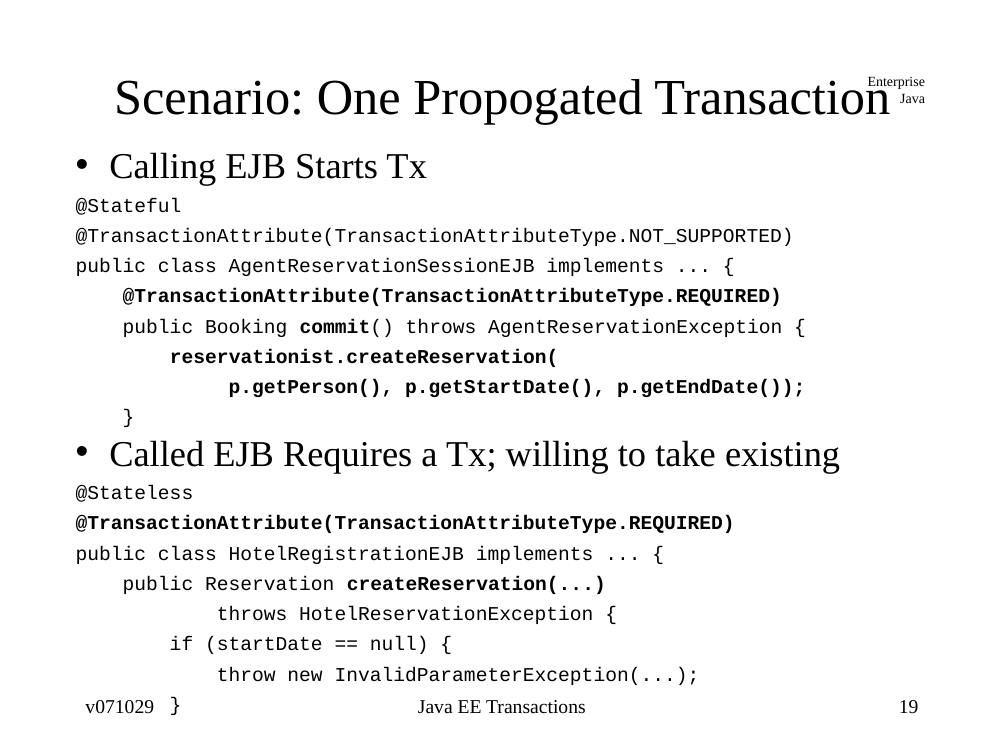
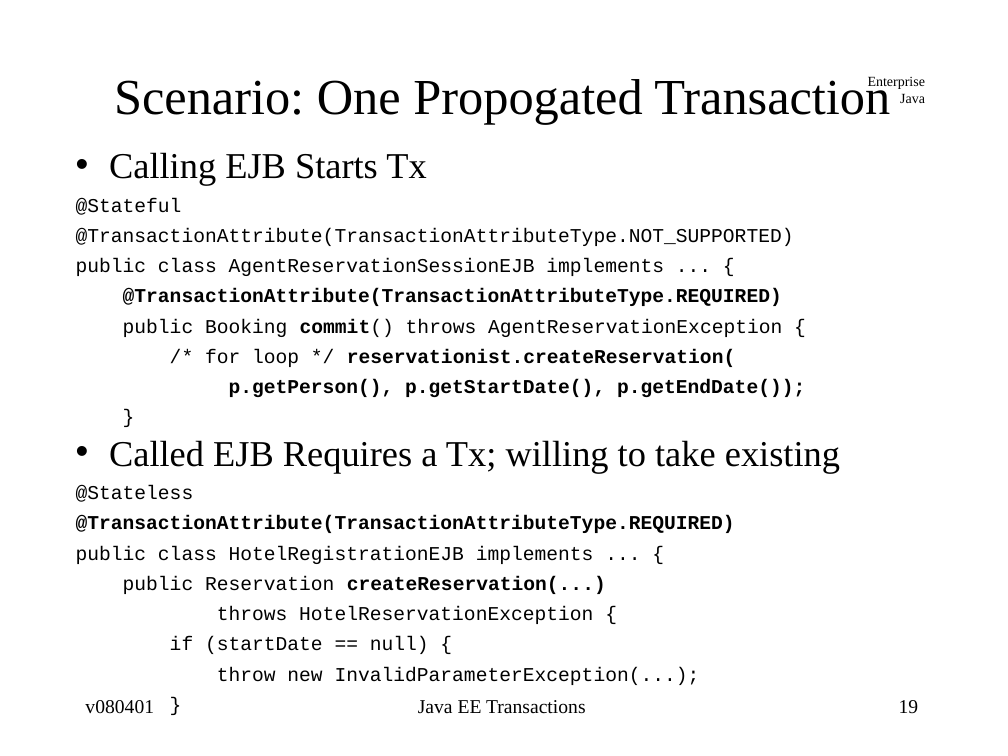
Before and after one commit to jcstaff/ejava-javaee, a slide deck: slide 19 of txReservation/src/site/resources/lectures/javaeeTransactions.ppt. Drawn at 1008x756 pixels with LibreOffice and Linux fonts; fonts in the diff are those of the drawing. Boxes give left, top, right and bottom in pixels: in the first picture for what was removed or moved away, otherwise in the second. Text is boxed around its words. In the diff, an @@ line names an element or a change of style, - is before the commit and + after.

```diff
--- a/txReservation/src/site/resources/lectures/javaeeTransactions.ppt
+++ b/txReservation/src/site/resources/lectures/javaeeTransactions.ppt
@@ text at (x1=76, y1=152, x2=840, y2=685): indent changed @@
@@ text at (x1=205, y1=349, x2=735, y2=367): text changed @@
-reservationist.createReservation(
+/* for loop */ reservationist.createReservation(
@@ text at (x1=85, y1=700, x2=154, y2=714): text changed @@
-v071029
+v080401
```
Also in this commit, not shown: 39 other slides changed, 1 other file.
